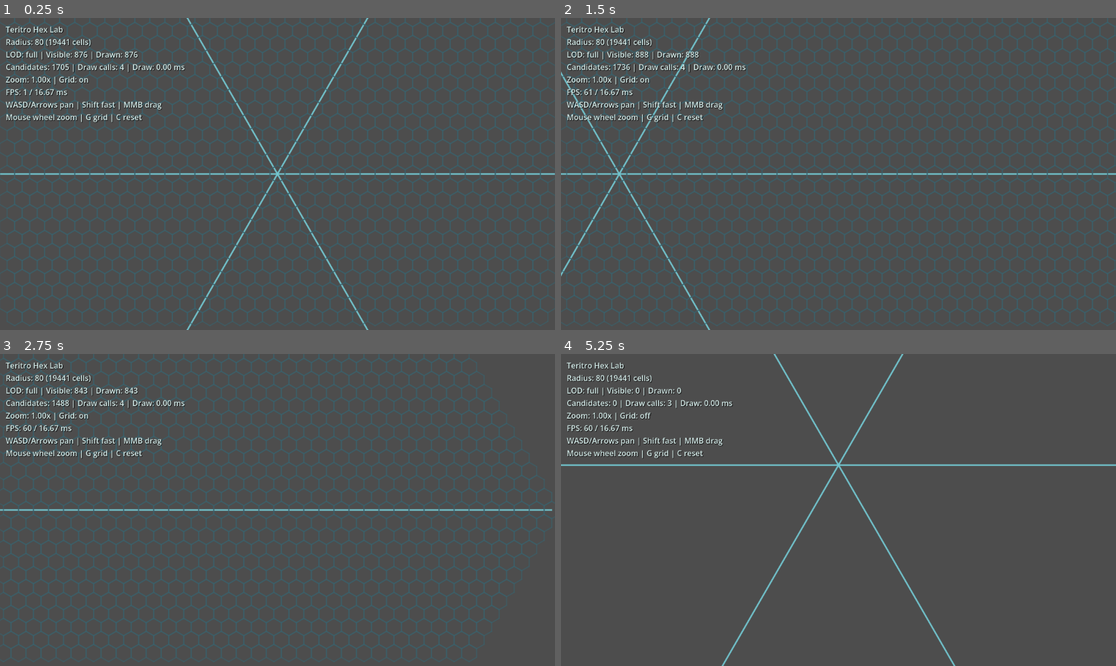
Above: before the commit, frames 1-4 (two rows, left to right).
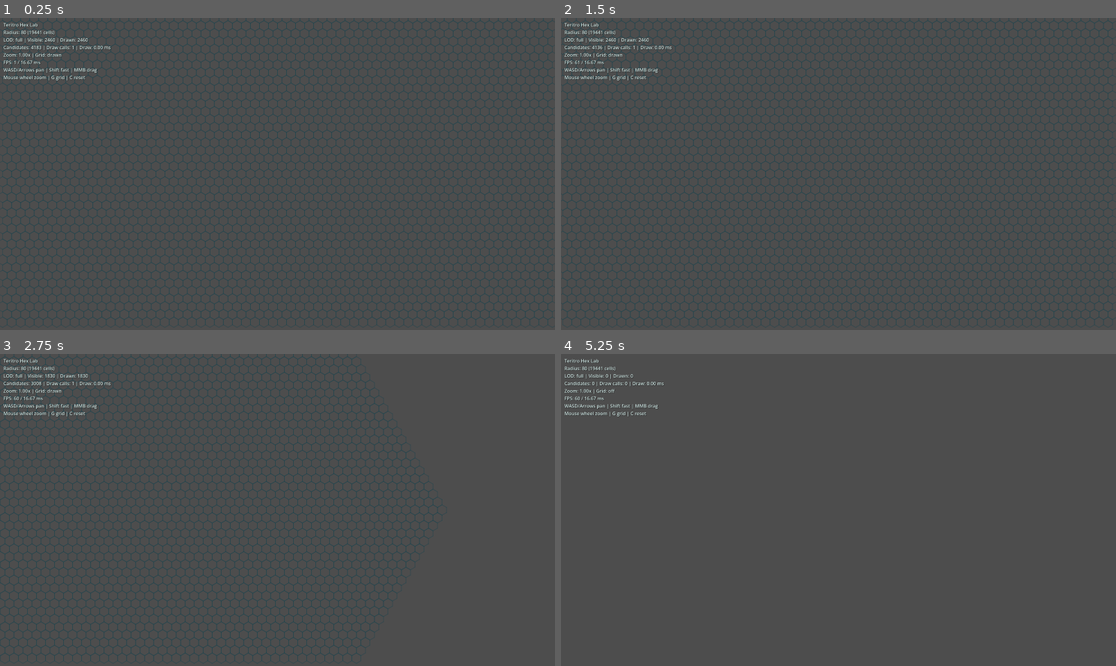
Above: after the commit, the same moments.

Repository: Kanturna/teritro
Game: Godot game, scene res://scenes/hex_lab.tscn
Two runs of this game, one before a commit and one after it. Both use one fixed random seed, a clock stepped at 60 frames per second and the inputs below.
Inputs (mouse positions are in pixels of both pictures, inside the frame that each line leads up to):
- Up to frame 1 (0.25 s): no input
- Up to frame 2 (1.5 s): tap Enter at 0.5 s; move the mouse to (960, 158) at 0.52 s; hold D 0.53-1.25 s; tap C at 0.6 s; click (960, 158) at 0.67 s; drag from (727, 189) to (810, 236) at 1.27 s
- Up to frame 3 (2.75 s): tap Space at 2 s; move the mouse to (333, 441) at 2.02 s; hold D from 2.03 s (still down); hold Shift from 2.03 s (still down)
- Up to frame 4 (5.25 s): release D at 2.75 s; release Shift at 2.75 s; drag from (810, 572) to (672, 463) at 2.77 s; tap Enter at 3.5, 5 s; move the mouse to (1005, 556) at 3.52 s; hold A 3.53-4.25 s; tap G at 3.6 s; tap Space at 4.25 s; drag from (672, 463) to (755, 432) at 4.27 s; move the mouse to (866, 510) at 5.02 s; hold S from 5.03 s (still down); tap C at 5.1 s; click (866, 510) at 5.17 s

The runs differ from the first frame. In frame 1, 18% of the frame differs, in the area x 0-100%, y 0-100%; in frame 2, 18%; in frame 3, 15%; in frame 4, 3.6%.

Commit message:
perf(rendering): hide low-zoom hex grid noise
WHAT:
- Hides debug axis lines by default and mutes the hex grid color.
- Stops drawing per-cell hex lines in simple and overview LOD modes.
- Updates the HUD to show whether the grid is drawn, off, or hidden by LOD.
- Adds smoke-test coverage for the LOD grid visibility behavior.
- Documents a dedicated renderer performance/debug foundation slice before colony work.
- Keeps the current 1920x1080 viewport setting in project.godot.

WHY:
- Low-zoom grid rendering was visually noisy and still too expensive.
- The large debug axis lines made the grid look worse and should not be default presentation.
- Performance/debug work should be handled before adding simulation complexity.

VALIDATION:
- Ran HexGridMath headless tests successfully.
- Ran Hex Lab smoke tests successfully.
- Loaded the main scene headless successfully.
- Ran git diff --check successfully.

DOCS:
- Updated FINDINGS.md and NEXT_STEPS.md to prioritize renderer performance and debug foundations before the first colony prototype.

RISKS:
- Full LOD still uses procedural per-cell grid drawing, so close-zoom movement may still need the next performance slice.
- Manual visual retest in the Godot window is still needed.

Diff:
--- a/project.godot
+++ b/project.godot
@@ -20,6 +20,11 @@
 AntialiasedLine2DTexture="*uid://c214gop0gox8r"
 DebugMenu="*uid://cggqb75a8w8r"
 
+[display]
+
+window/size/viewport_width=1920
+window/size/viewport_height=1080
+
 [editor_plugins]
 
 enabled=PackedStringArray("res://addons/antialiased_line2d/plugin.cfg", "res://addons/debug_menu/plugin.cfg")
--- a/src/rendering/hex_map_renderer.gd
+++ b/src/rendering/hex_map_renderer.gd
@@ -12,11 +12,16 @@
 		hex_radius = max(value, 1.0)
 		_rebuild_polygon()
 @export var cull_padding_hexes := 3
-@export var fill_color := Color(0.055, 0.075, 0.085, 1.0)
-@export var outline_color := Color(0.23, 0.38, 0.42, 0.7)
-@export var axis_color := Color(0.45, 0.78, 0.82, 0.95)
+@export var fill_color := Color(0.045, 0.055, 0.058, 1.0)
+@export var outline_color := Color(0.12, 0.27, 0.30, 0.5)
+@export var axis_color := Color(0.32, 0.60, 0.64, 0.45)
 @export var simple_lod_zoom := 0.75
 @export var overview_lod_zoom := 0.5
+@export var debug_axis_visible := false:
+	set(value):
+		debug_axis_visible = value
+		if is_inside_tree():
+			queue_redraw()
 @export var grid_visible := true:
 	set(value):
 		grid_visible = value
@@ -37,6 +42,7 @@
 var _draw_call_estimate := 0
 var _draw_ms := 0.0
 var _lod_mode := "full"
+var _cell_grid_drawn := false
 
 
 func _ready() -> void:
@@ -64,11 +70,17 @@
 		"draw_calls": _draw_call_estimate,
 		"draw_ms": _draw_ms,
 		"grid_visible": grid_visible,
+		"cell_grid_drawn": _cell_grid_drawn,
+		"debug_axis_visible": debug_axis_visible,
 	}
 
 
 func get_current_lod_mode() -> String:
 	return _get_lod_for_zoom(_get_camera_zoom())
+
+
+func will_draw_cell_grid() -> bool:
+	return grid_visible and get_current_lod_mode() == "full"
 
 
 func estimate_visible_hex_count() -> int:
@@ -92,6 +104,7 @@
 	_culled_by_map_count = 0
 	_culled_by_view_count = 0
 	_draw_call_estimate = 0
+	_cell_grid_drawn = false
 	_lod_mode = _get_lod_for_zoom(_get_camera_zoom())
 
 	if _lod_mode == "overview":
@@ -99,12 +112,17 @@
 		_draw_ms = float(Time.get_ticks_usec() - start_usec) / 1000.0
 		return
 
-	if not grid_visible:
-		_draw_axis_lines()
+	if _lod_mode == "simple":
+		_draw_simple_map()
 		_draw_ms = float(Time.get_ticks_usec() - start_usec) / 1000.0
 		return
 
-	_draw_axis_lines()
+	if not grid_visible:
+		_draw_debug_axis_lines()
+		_draw_ms = float(Time.get_ticks_usec() - start_usec) / 1000.0
+		return
+
+	_draw_debug_axis_lines()
 	_grid_line_points.clear()
 
 	var bounds := _get_visible_axial_bounds()
@@ -128,6 +146,7 @@
 	if _grid_line_points.size() > 0:
 		draw_multiline(_grid_line_points, outline_color, 1.0, true)
 		_draw_call_estimate += 1
+		_cell_grid_drawn = true
 
 	_draw_ms = float(Time.get_ticks_usec() - start_usec) / 1000.0
 
@@ -161,8 +180,12 @@
 
 func _draw_overview_map() -> void:
 	_draw_overview_fill()
-	if grid_visible:
-		_draw_axis_lines()
+	_draw_debug_axis_lines()
+
+
+func _draw_simple_map() -> void:
+	_draw_overview_fill()
+	_draw_debug_axis_lines()
 
 
 func _draw_overview_fill() -> void:
@@ -170,7 +193,10 @@
 	_draw_call_estimate += 1
 
 
-func _draw_axis_lines() -> void:
+func _draw_debug_axis_lines() -> void:
+	if not debug_axis_visible:
+		return
+
 	for direction_index in [0, 1, 2]:
 		var start: Vector2 = HexGridMath.axial_to_world(
 			HexGridMath.direction(direction_index + 3) * map_radius,
--- a/src/scenes/hex_lab.gd
+++ b/src/scenes/hex_lab.gd
@@ -100,6 +100,10 @@
 func _update_hud(delta: float) -> void:
 	var frame_ms := delta * 1000.0
 	var metrics: Dictionary = _renderer.get_debug_metrics()
+	var grid_status := "off"
+	if metrics["grid_visible"]:
+		grid_status = "drawn" if metrics["cell_grid_drawn"] else "hidden by LOD"
+
 	_stats_label.text = (
 		"Teritro Hex Lab\n"
 		+ "Radius: %d (%d cells)\n" % [_renderer.map_radius, _renderer.get_total_hex_count()]
@@ -107,7 +111,7 @@
 		% [metrics["lod"], metrics["visible"], metrics["drawn"]]
 		+ "Candidates: %d | Draw calls: %d | Draw: %.2f ms\n"
 		% [metrics["candidates"], metrics["draw_calls"], metrics["draw_ms"]]
-		+ "Zoom: %.2fx | Grid: %s\n" % [_camera.zoom.x, "on" if metrics["grid_visible"] else "off"]
+		+ "Zoom: %.2fx | Grid: %s\n" % [_camera.zoom.x, grid_status]
 		+ "FPS: %d / %.2f ms\n" % [Engine.get_frames_per_second(), frame_ms]
 		+ "WASD/Arrows pan | Shift fast | MMB drag\n"
 		+ "Mouse wheel zoom | G grid | C reset"
--- a/tests/headless/hex_lab_smoke_test.gd
+++ b/tests/headless/hex_lab_smoke_test.gd
@@ -28,9 +28,12 @@
 		% renderer.estimate_visible_hex_count()
 	)
 	_assert_eq(renderer.get_current_lod_mode(), "full", "default zoom LOD")
+	_assert_eq(renderer.will_draw_cell_grid(), true, "default zoom draws cell grid")
+	_assert_eq(renderer.get_debug_metrics()["debug_axis_visible"], false, "debug axes hidden by default")
 
 	camera.zoom = Vector2.ONE * 0.6
 	_assert_eq(renderer.get_current_lod_mode(), "simple", "mid zoom LOD")
+	_assert_eq(renderer.will_draw_cell_grid(), false, "mid zoom hides cell grid by LOD")
 
 	camera.zoom = Vector2.ONE * 0.25
 	_assert_eq(renderer.get_current_lod_mode(), "overview", "min zoom LOD")
Not shown, changed: docs/FINDINGS.md
Not shown, changed: docs/NEXT_STEPS.md
